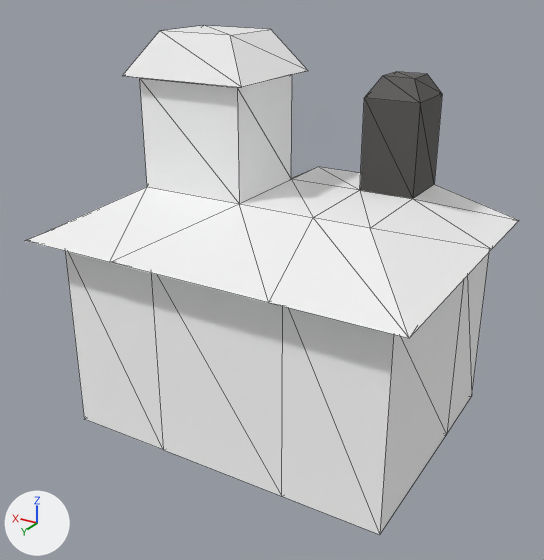
Before and after pictures for a commit that changed the glTF model models/house2.glb.
Both versions are drawn from a 50 mm camera at (-17.2, 30.7, 22.8) aimed at (0.0, 2.0, 8.4). Lighting does not change. The marker at lower left points along +X, +Y and +Z. Mesh edges are drawn as thin lines. Where no turn or scale is listed for an object, it has been applied to the vertices. Vertices at the same position are counted once.

Before the edit, the objects in view are built like this:
```python
me_cube_005 = bpy.data.meshes.new('Cube.005')
me_cube_005.from_pydata(...)  # 66 vertices, 122 faces; spans x -9.2..9.9, y -6.9..8.1, z 0.2..19.7
# faces by material slot: [20, 48, 18, 36]
me_cube_005.materials.append(mat_stone_005)  # dark grey #615f5e
me_cube_005.materials.append(mat_wood1_002)  # white #ffffff
me_cube_005.materials.append(mat_wood2_005)  # white #ffffff
me_cube_005.materials.append(mat_stitch_005)  # white #ffffff
ob_cube = bpy.data.objects.new('Cube', me_cube_005)
ob_cube.location = (0.0, 0.0, 0.0)
```
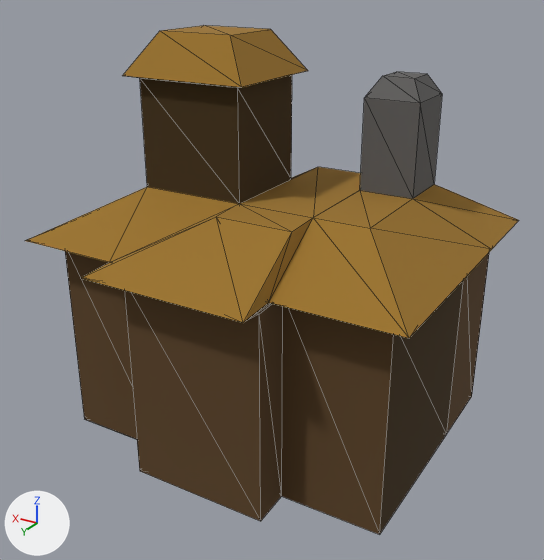
The newer file is also turned or shifted as a whole; pictures and numbers use the older file's frame.

Patch to the scene script:
```diff
--- a/models/house2.glb.py
+++ b/models/house2.glb.py
@@ mat_wood1_004 @@
+mat_wood1_004 = principled_material('wood1.004')
+mat_wood1_004.base_color = (0.105, 0.0544, 0.0167)  # brown #5b4223
+mat_wood1_004.roughness = 1.0
@@ mat_stitch_008 @@
+mat_stitch_008 = principled_material('stitch.008')
+mat_stitch_008.base_color = (0.33, 0.173, 0.022)  # brown #9b7329
+mat_stitch_008.roughness = 1.0
@@ mat_wood2_004 @@
+mat_wood2_004 = principled_material('wood2.004')
+mat_wood2_004.base_color = (0.0514, 0.0264, 0.00257)  # brown #402d08
+mat_wood2_004.roughness = 1.0
@@ me_cube_005 @@
 # used by ob_cube; location = (0.0, 0.0, 0.0)
-me_cube_005.from_pydata(...)  # 66 vertices, 122 faces; spans x -9.2..9.9, y -6.9..8.1, z 0.2..19.7
+me_cube_005.from_pydata(...)  # 74 vertices, 154 faces; spans x -9.2..9.9, y -6.9..9.9, z 0.1..19.7
+# me_cube_005 part 1
+# 18 faces are deleted
+# 2 vertices are added at (0.7, 5.6, 12.5), (-3.1, 5.6, 12.5)
+# 6 new vertices lie (0.0, 1.8, -0.1) away from vertices in x -3.5..4.6, y 6.8..8.1, z 0.2..10.5
+# 34 new faces join them, mat_wood1_004 (brown #5b4223)
+# 16 new faces join them, mat_stitch_008 (brown #9b7429)
+# me_cube_005 part 2: 40 faces spanning x -9.2..9.9, y -6.9..8.1, z 0.2..17.8 switch from mat_wood1_002 (white #ffffff) to mat_wood1_004 (brown #5b4223)
+# me_cube_005 part 3: 18 faces spanning x -8.2..8.7, y -6.0..6.8, z 0.2..17.8 switch from mat_wood2_005 (white #ffffff) to mat_wood2_004 (brown #402d08)
+# me_cube_005 part 4: 32 faces spanning x -9.2..9.9, y -6.9..8.1, z 10.5..19.7 switch from mat_stitch_005 (white #ffffff) to mat_stitch_008 (brown #9b7429)
 me_cube_005.materials.append(mat_stone_005)
```

Where the change shows, as pixel boxes (x1, y1, x2, y2) in the pictures (544 x 560 px):
part 1 of me_cube_005, built on: before (110, 167, 361, 496); after (81, 167, 361, 521)
part 2 of me_cube_005, recoloured (white to brown): (65, 251, 489, 535) in both
part 3 of me_cube_005, recoloured (white to brown): (128, 75, 463, 533) in both
part 4 of me_cube_005, recoloured (white to brown): (26, 25, 519, 338) in both
